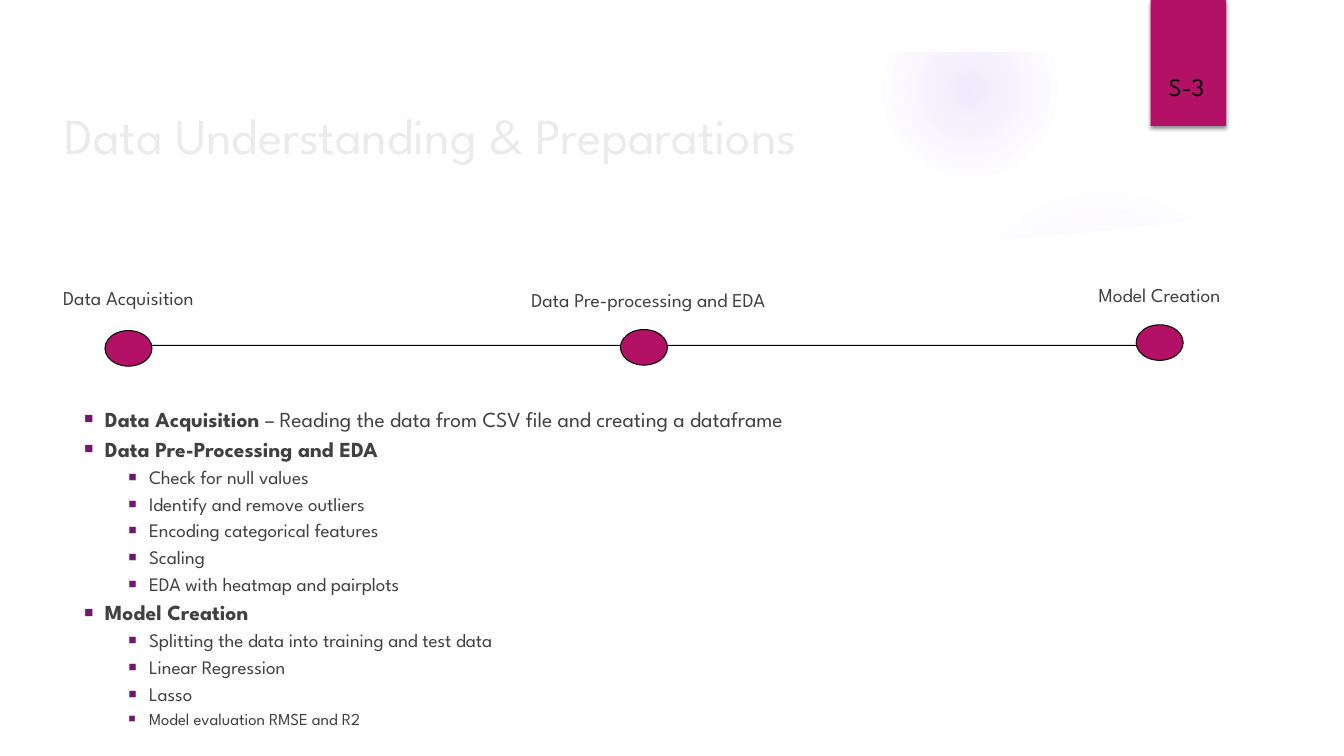
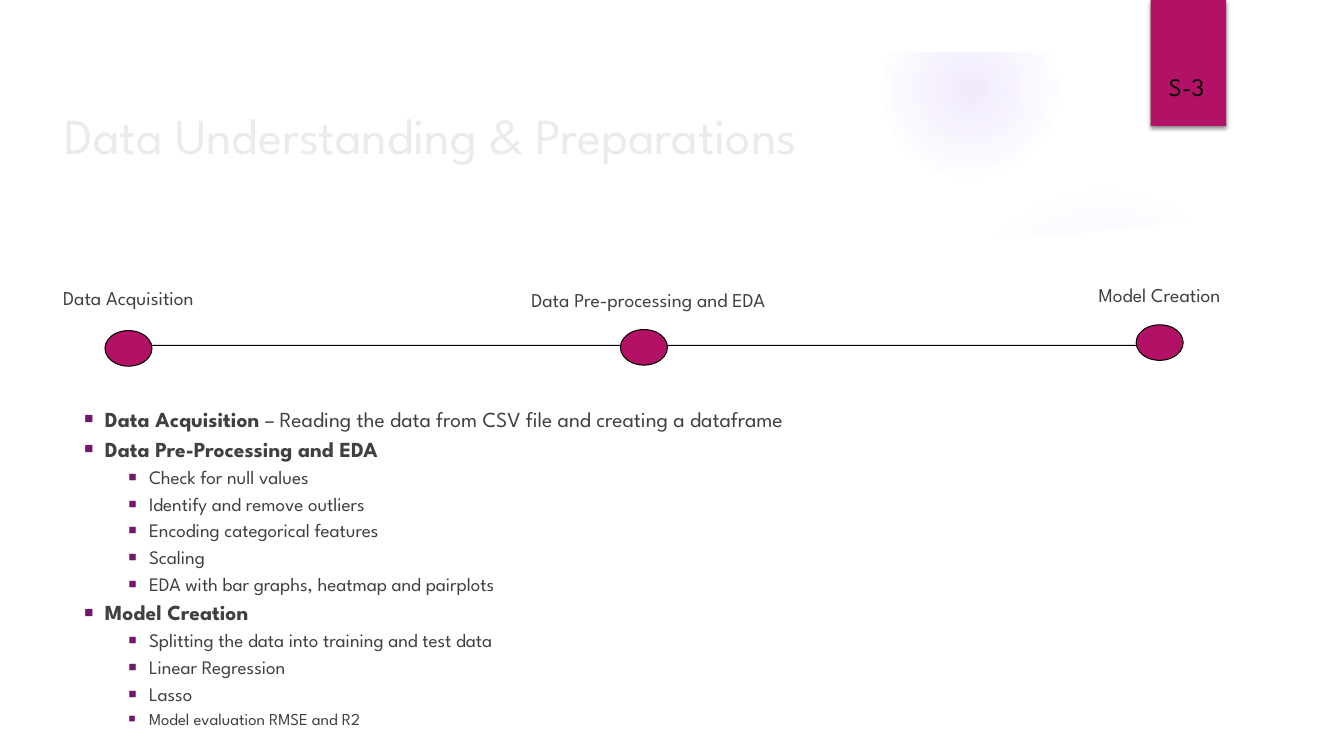
Before and after one commit to samarth-malhotra/DM_ASSIGNMENT, a slide deck: slide 4 of G9_Assignment_Presentation.ipynb.pptx. Drawn at 1344x756 pixels with LibreOffice and Linux fonts; fonts in the diff are those of the drawing; background and template pictures are left out. Boxes give left, top, right and bottom in pixels: in the first picture for what was removed or moved away, otherwise in the second. Text is boxed around its words. In the diff, an @@ line names an element or a change of style, - is before the commit and + after.

```diff
--- a/G9_Assignment_Presentation.ipynb.pptx
+++ b/G9_Assignment_Presentation.ipynb.pptx
@@ text at box(149, 578, 494, 595): text changed @@
-    ■ EDA with heatmap and pairplots
+    ■ EDA with bar graphs, heatmap and pairplots
```
Also in this commit, not shown: 4 other slides changed.
